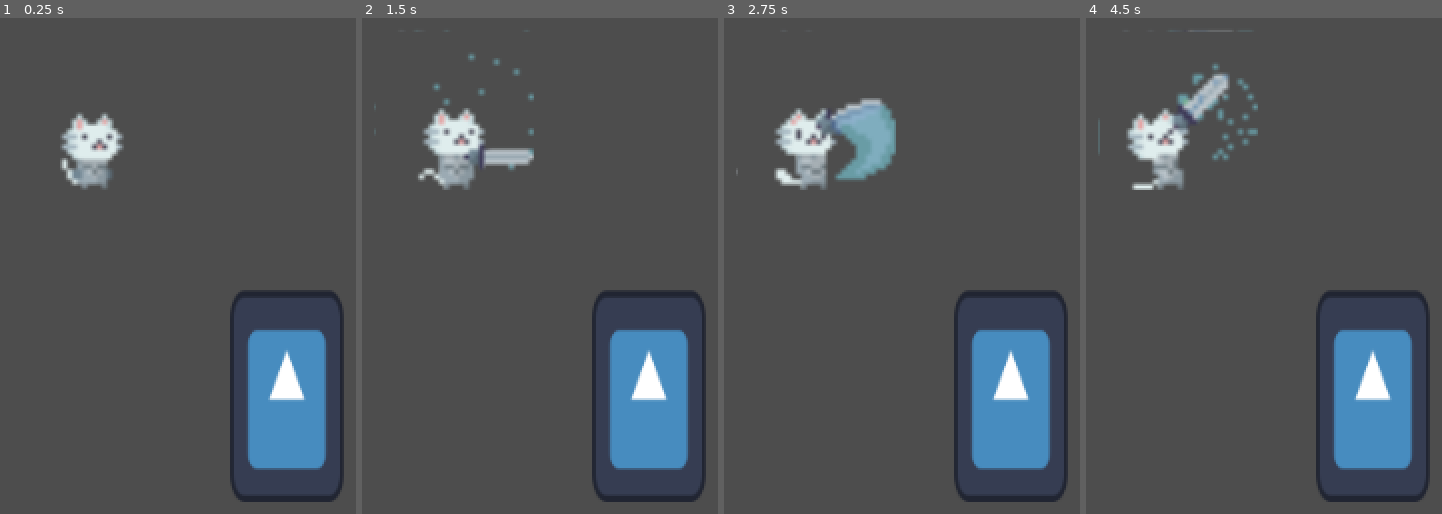
Above: before the commit, frames 1-4 (left to right).
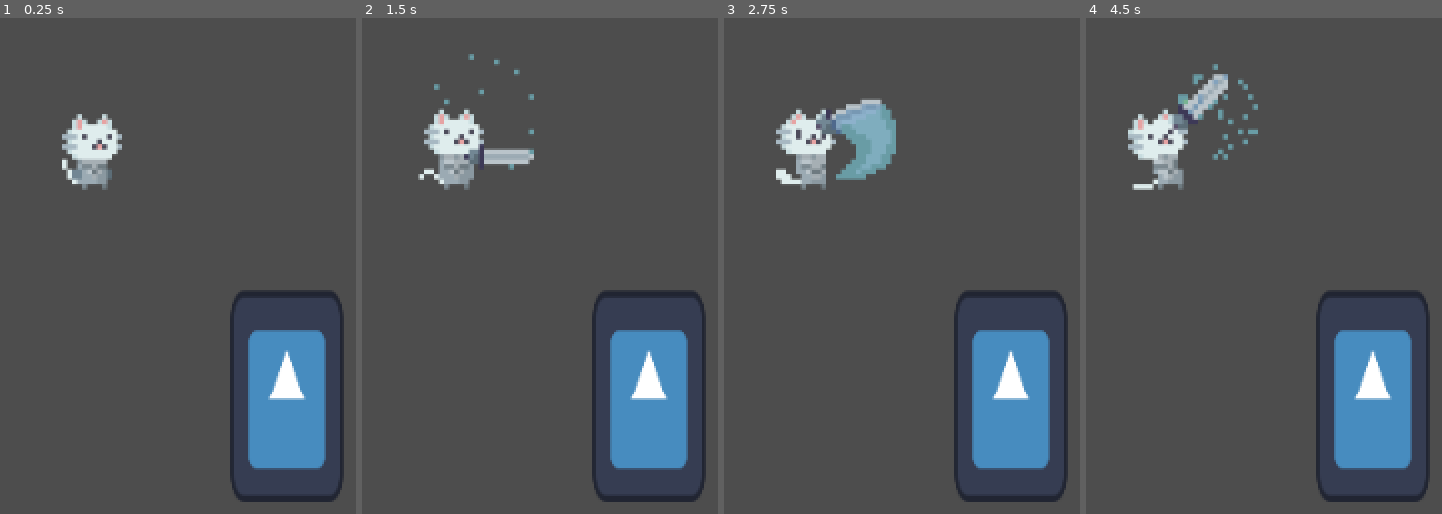
Above: after the commit, the same moments.

Repository: Sleeping-Robot-Games/Cats-Squared-Up
Game: Godot game, scene res://scenes/game.tscn
Two runs of this game, one before a commit and one after it. Both use one fixed random seed, a clock stepped at 60 frames per second and the inputs below. The engine's default icon, where the game draws it, is replaced by a stand-in: a white triangle on a blue panel in a dark square.
Inputs:
- Up to frame 1 (0.25 s): no input
- Up to frame 2 (1.5 s): tap Enter at 0.5 s; tap L (punch) at 0.6, 1.35 s; hold S (down) from 1.28 s (still down)
- Up to frame 3 (2.75 s): release S (down) at 2.03 s; tap L (punch) at 2.1 s
- Up to frame 4 (4.5 s): tap L (punch) at 2.85, 3.6, 4.35 s; hold S (down) from 3.53 s (still down)

The runs differ from the first frame. In frame 1, 0.5% of the frame differs, in the area x 16-86%, y 18-78%; in frame 2, 0.8%; in frame 3, 0.8%; in frame 4, 0.9%, in the area x 3-86%, y 2-78%.

Commit message:
fix blurry sprites

Diff:
--- a/project.godot
+++ b/project.godot
@@ -78,3 +78,4 @@
 
 renderer/rendering_method="gl_compatibility"
 renderer/rendering_method.mobile="gl_compatibility"
+textures/canvas_textures/default_texture_filter=0
--- a/scenes/meow_knight.tscn
+++ b/scenes/meow_knight.tscn
@@ -44,7 +44,7 @@
 tracks/2/keys = {
 "times": PackedFloat32Array(0),
 "transitions": PackedFloat32Array(1),
-"update": 0,
+"update": 1,
 "values": [Vector2(10, 8)]
 }
 tracks/3/type = "value"
@@ -56,7 +56,7 @@
 tracks/3/keys = {
 "times": PackedFloat32Array(0),
 "transitions": PackedFloat32Array(1),
-"update": 0,
+"update": 1,
 "values": [Vector2(19, 19)]
 }
 tracks/4/type = "value"
@@ -68,7 +68,7 @@
 tracks/4/keys = {
 "times": PackedFloat32Array(0),
 "transitions": PackedFloat32Array(1),
-"update": 0,
+"update": 1,
 "values": [0.0]
 }
 
@@ -371,7 +371,7 @@
 texture = ExtResource("1_cyb24")
 hframes = 6
 vframes = 3
-frame = 5
+frame = 1
 
 [node name="AnimationPlayer" type="AnimationPlayer" parent="."]
 libraries = {
--- a/scripts/move_sets.gd
+++ b/scripts/move_sets.gd
@@ -1,14 +1,14 @@
 extends Node
 
-var commonMoves = {
+var common_moves: Dictionary = {
 	"punch" : "punch"
 }
 
-var meowKnightMoves: Dictionary = {
+var meow_knight_moves: Dictionary = {
 	"debug" : "debug"
 }
 
 var moves: Dictionary = {
-	"Common" : commonMoves,
-	"MeowKnight" : meowKnightMoves
+	"common" : common_moves,
+	"meow_knight" : meow_knight_moves
 }
--- a/scripts/player.gd
+++ b/scripts/player.gd
@@ -7,7 +7,7 @@
 
 @onready var anim_tree = $AnimationTree.get("parameters/playback")
 
-var commonMoves: Dictionary = m.moves["Common"]
+var common_moves: Dictionary = m.moves["common"]
 
 func _input(event):
 	if event is InputEventKey:
